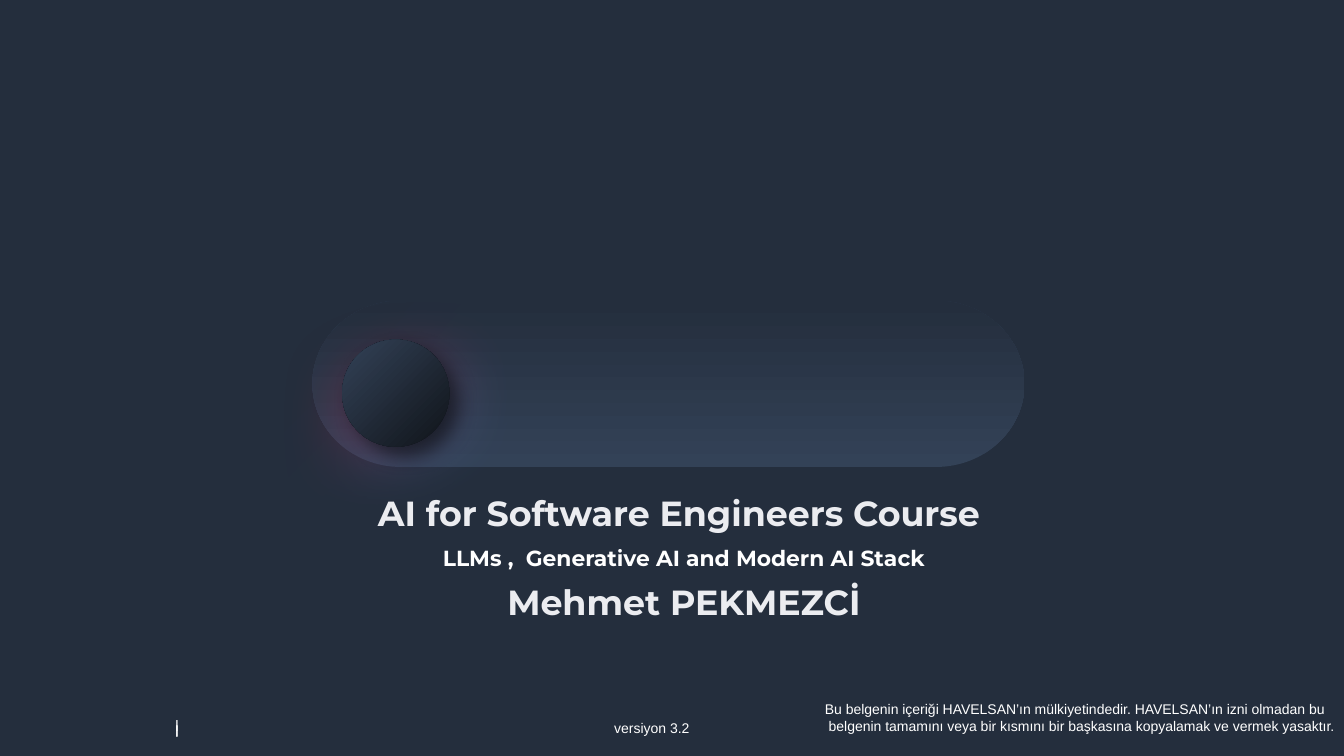
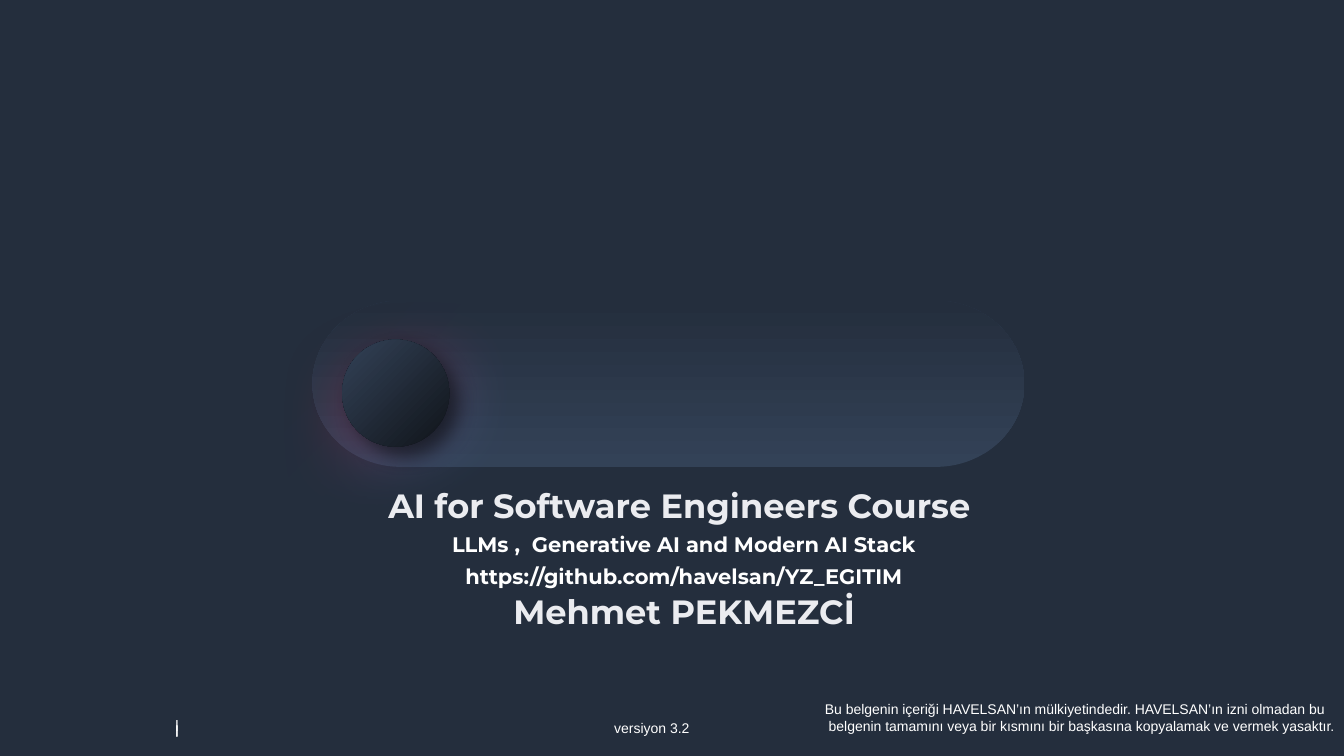
Before and after one commit to havelsan/YZ_EGITIM, a slide deck: slide 1 of presentations/02.Day_2_—_LLMs_Generative_AI_and_Modern_AI_Stack.pptx. Drawn at 1344x756 pixels with LibreOffice and Linux fonts; fonts in the diff are those of the drawing; background and template pictures are left out. Boxes give left, top, right and bottom in pixels: in the first picture for what was removed or moved away, otherwise in the second. Text is boxed around its words. In the diff, an @@ line names an element or a change of style, - is before the commit and + after.

```diff
--- a/presentations/02.Day_2_—_LLMs_Generative_AI_and_Modern_AI_Stack.pptx
+++ b/presentations/02.Day_2_—_LLMs_Generative_AI_and_Modern_AI_Stack.pptx
@@ freeform shape at box(268, 285, 535, 572): outline redrawn @@
@@ text at box(388, 492, 971, 625): size 24.9 to 24 pt in "AI for Software Engineers Course", "Mehmet PEKMEZCİ"; size 15.6 to 15 pt in "LLMs , Generative AI and Modern AI ..."; line spacing 0.9 to 0.7 @@
@@ text at box(465, 566, 902, 589): paragraph added @@
+https://github.com/havelsan/YZ_EGITIM
```
Also in this commit, not shown: 21 other slides changed, 1 slide added, 1 slide removed, 6 other files.
